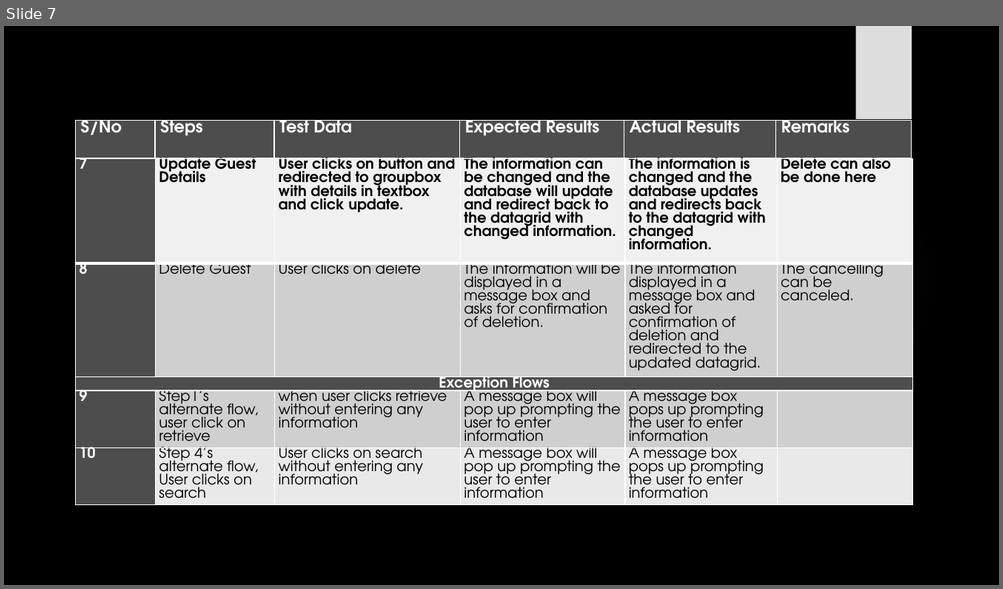
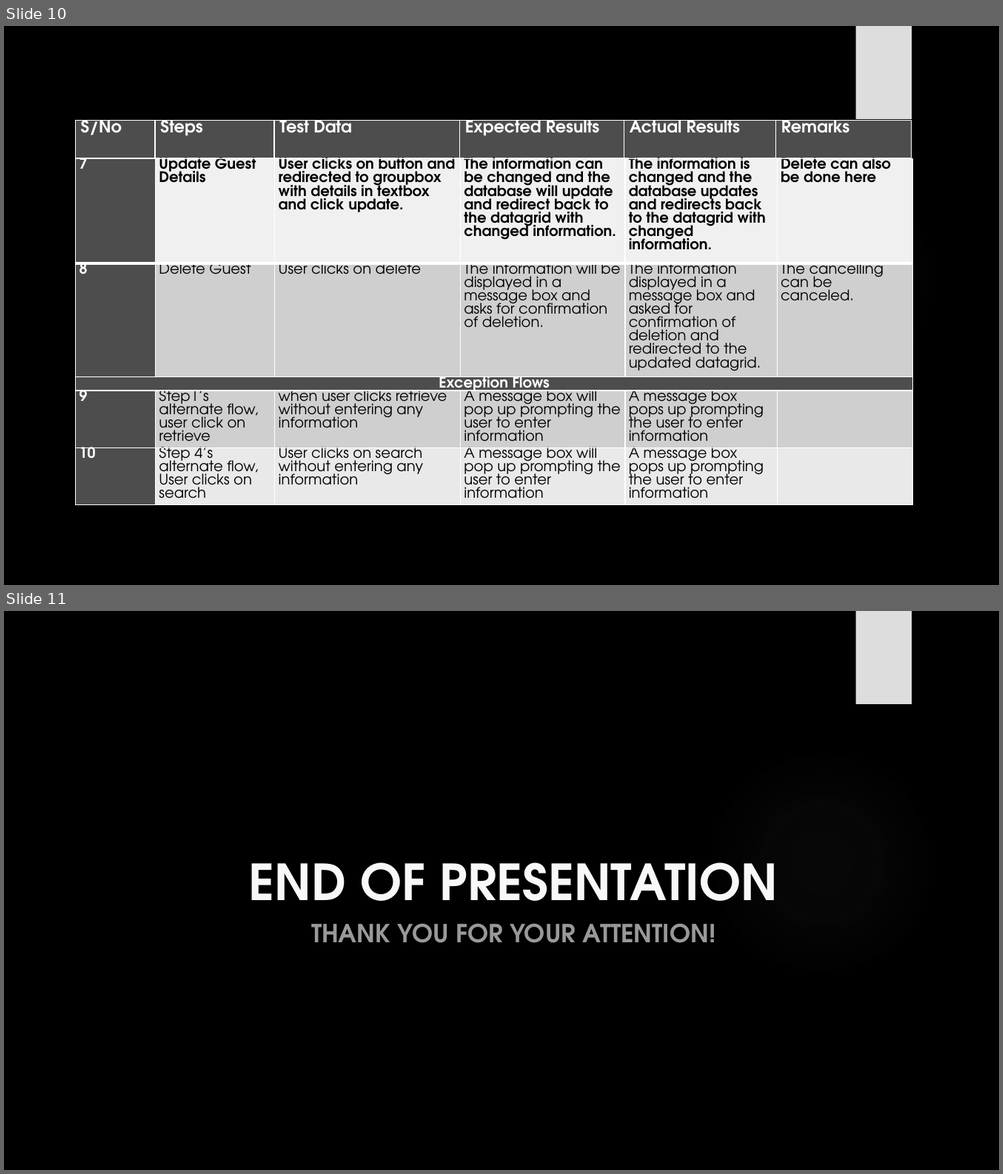
Before and after one commit to Jaelyn13/SWEN-P01, a slide deck: SWEN Assignment Report & PPT/Assignment 3/SWEN Assignment 3 PPT.pptx. Shown one above the other, each under a label of ours: slide 7 before the commit, slides 10 and 11 after it. The pictures are 1003x589 and 1003x1174 pixels, drawn with LibreOffice and Linux fonts; fonts in the diff are those of the drawing; background and template pictures are left out. Boxes give left, top, right and bottom in pixels: in the first picture for what was removed or moved away, otherwise in the second. Text is boxed around its words. In the diff, an @@ line names an element or a change of style, - is before the commit and + after.

```diff
--- a/SWEN Assignment Report & PPT/Assignment 3/SWEN Assignment 3 PPT.pptx
+++ b/SWEN Assignment Report & PPT/Assignment 3/SWEN Assignment 3 PPT.pptx
@@ slide 11 added at [4, 611, 999, 1170], background picture (left out); not listed: 2 template elements that a slide beside it also shows @@
@@ title added at [249, 863, 778, 901], 48 pt, text #F8F8F8, bold @@
+END OF PRESENTATION
@@ text added at [311, 924, 716, 943], 24 pt, text #999999, bold @@
+THANK YOU FOR YOUR ATTENTION!
@@ what was slide 7 is now slide 10 @@
```
Also in this commit, not shown: 1 slide changed, 3 other slides added.
